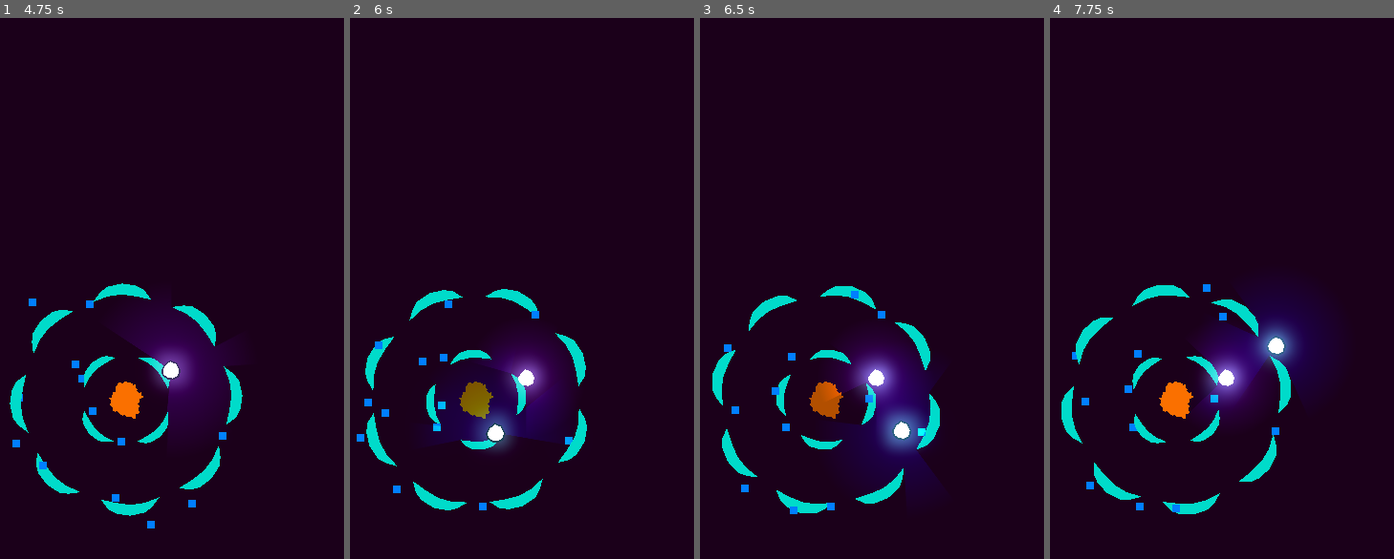
Above: before the commit, frames 1-4 (left to right).
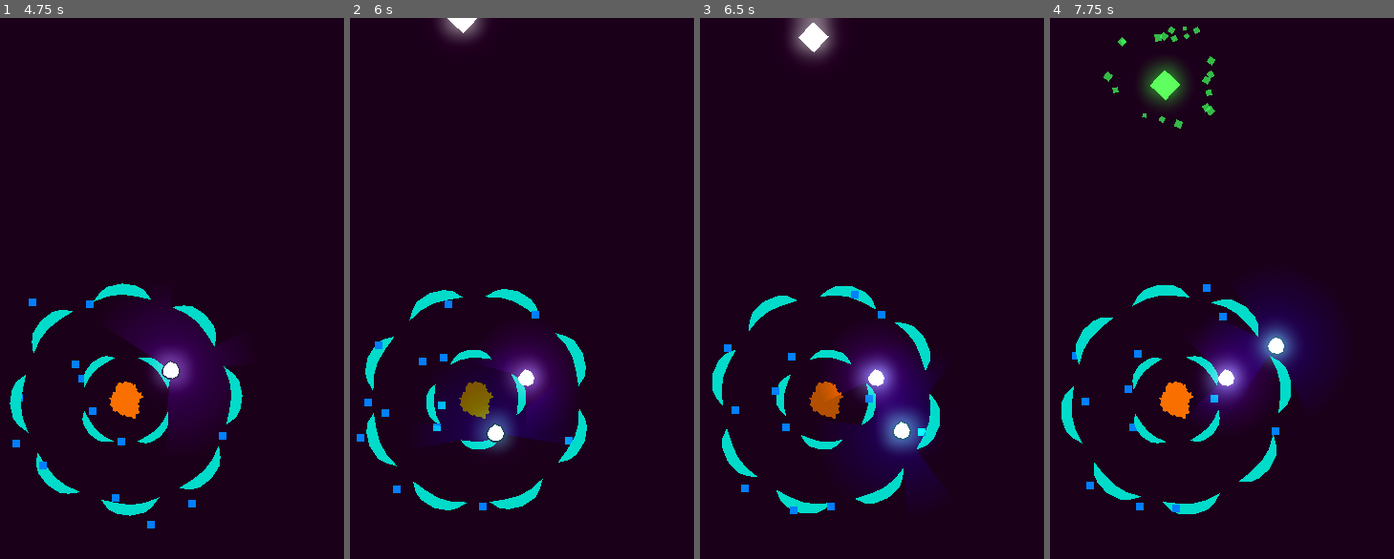
Above: after the commit, the same moments.

Repository: CatsAreCuteAndFast/Tower-Defense-Skilled
Game: Godot game, scene res://scenes/levels/main.tscn
Same seed, same stepped clock (60 frames per second), same inputs: the game is played once before the commit and once after it.
Inputs (mouse positions are in pixels of both pictures, inside the frame that each line leads up to):
- Up to frame 1 (4.75 s): hold D (right) 0.53-1.28 s; click (127, 402) at 0.6 s; move the mouse to (175, 402) at 1.27 s; hold S (down) 1.28-2.03 s; click (175, 402) at 1.35 s; move the mouse to (172, 234) at 2.02 s; hold D (right) 2.03-2.78 s; click (172, 234) at 2.1 s; move the mouse to (103, 553) at 2.77 s; hold W (up) 2.78-3.53 s; click (103, 553) at 2.85 s; move the mouse to (264, 515) at 3.52 s; hold A (left) from 3.53 s (still down); click (264, 515) at 3.6 s; move the mouse to (outside the picture) at 4.27 s; click (outside the picture) at 4.35 s
- Up to frame 2 (6 s): move the mouse to (497, 402) at 5.02 s; release A (left) at 5.03 s; hold S (down) 5.03-5.78 s; click (497, 402) at 5.1 s; move the mouse to (477, 439) at 5.77 s; hold D (right) from 5.78 s (still down); click (477, 439) at 5.85 s
- Up to frame 3 (6.5 s): keep holding D (right)
- Up to frame 4 (7.75 s): move the mouse to (1277, 358) at 6.52 s; release D (right) at 6.53 s; hold W (up) 6.53-7.28 s; click (1277, 358) at 6.6 s; move the mouse to (1084, 439) at 7.27 s; hold D (right) from 7.28 s (still down); click (1084, 439) at 7.35 s

Frame 1 is identical in both runs. In frame 2, 0.5% of the frame differs, in the area x 25-40%, y 0-5%; in frame 3, 0.9%; in frame 4, 1.3%, in the area x 15-49%, y 1-21%.

Commit message:
Added enemy

Diff:
--- /dev/null
+++ b/scenes/enemy.tscn
@@ -0,0 +1,86 @@
+[gd_scene load_steps=12 format=3 uid="uid://bb7c6xbgn80h6"]
+
+[ext_resource type="Script" path="res://scripts/enemy.gd" id="1_rtq3q"]
+
+[sub_resource type="Gradient" id="Gradient_gc70i"]
+offsets = PackedFloat32Array(0, 0.64, 1)
+colors = PackedColorArray(1, 1, 1, 1, 6.49765e-06, 0.891697, 0.121509, 0.654902, 0, 1, 0, 0)
+
+[sub_resource type="GradientTexture1D" id="GradientTexture1D_yk70x"]
+gradient = SubResource("Gradient_gc70i")
+
+[sub_resource type="Curve" id="Curve_ulhlp"]
+_data = [Vector2(0, 1), 0.0, 0.0, 0, 0, Vector2(1, 0.428571), 0.0, 0.0, 0, 0]
+point_count = 2
+
+[sub_resource type="CurveTexture" id="CurveTexture_cai2p"]
+curve = SubResource("Curve_ulhlp")
+
+[sub_resource type="ParticleProcessMaterial" id="ParticleProcessMaterial_khhj2"]
+particle_flag_disable_z = true
+angle_max = 180.0
+spread = 180.0
+initial_velocity_min = 200.0
+initial_velocity_max = 300.0
+gravity = Vector3(0, 0, 0)
+scale_min = 7.0
+scale_max = 14.0
+scale_curve = SubResource("CurveTexture_cai2p")
+color_ramp = SubResource("GradientTexture1D_yk70x")
+
+[sub_resource type="Gradient" id="Gradient_ktpxp"]
+offsets = PackedFloat32Array(0, 0.64, 1)
+colors = PackedColorArray(1, 1, 1, 1, 0.831373, 0, 0, 0.654902, 1, 0, 0, 0)
+
+[sub_resource type="GradientTexture1D" id="GradientTexture1D_6t81u"]
+gradient = SubResource("Gradient_ktpxp")
+
+[sub_resource type="Curve" id="Curve_j68jm"]
+_data = [Vector2(0, 1), 0.0, 0.0, 0, 0, Vector2(1, 0.428571), 0.0, 0.0, 0, 0]
+point_count = 2
+
+[sub_resource type="CurveTexture" id="CurveTexture_o7xcs"]
+curve = SubResource("Curve_j68jm")
+
+[sub_resource type="ParticleProcessMaterial" id="ParticleProcessMaterial_b3mfw"]
+particle_flag_disable_z = true
+angle_max = 180.0
+spread = 180.0
+initial_velocity_min = 200.0
+initial_velocity_max = 300.0
+gravity = Vector3(0, 0, 0)
+scale_min = 7.0
+scale_max = 14.0
+scale_curve = SubResource("CurveTexture_o7xcs")
+color_ramp = SubResource("GradientTexture1D_6t81u")
+
+[node name="Enemy" type="Node2D"]
+rotation = 0.523599
+script = ExtResource("1_rtq3q")
+
+[node name="Polygon2D" type="Polygon2D" parent="."]
+self_modulate = Color(10, 10, 10, 1)
+position = Vector2(0, 800)
+polygon = PackedVector2Array(0, -20, 20, 0, 0, 20, -20, 0)
+
+[node name="GreenExplosion" type="GPUParticles2D" parent="Polygon2D"]
+self_modulate = Color(5, 5, 5, 1)
+emitting = false
+amount = 20
+process_material = SubResource("ParticleProcessMaterial_khhj2")
+lifetime = 0.5
+one_shot = true
+explosiveness = 1.0
+fixed_fps = 0
+draw_order = 0
+
+[node name="RedExplosion" type="GPUParticles2D" parent="Polygon2D"]
+self_modulate = Color(5, 5, 5, 1)
+emitting = false
+amount = 20
+process_material = SubResource("ParticleProcessMaterial_b3mfw")
+lifetime = 0.5
+one_shot = true
+explosiveness = 1.0
+fixed_fps = 0
+draw_order = 0
--- a/scenes/levels/main.tscn
+++ b/scenes/levels/main.tscn
@@ -1,6 +1,7 @@
-[gd_scene load_steps=3 format=3 uid="uid://dh7ka2xivvp8x"]
+[gd_scene load_steps=4 format=3 uid="uid://dh7ka2xivvp8x"]
 
 [ext_resource type="PackedScene" uid="uid://wj8eqnb2ujvh" path="res://scenes/tower_decorations.tscn" id="1_yt3to"]
+[ext_resource type="PackedScene" uid="uid://bb7c6xbgn80h6" path="res://scenes/enemy.tscn" id="2_lmn1e"]
 
 [sub_resource type="Environment" id="Environment_5jsac"]
 background_mode = 3
@@ -19,10 +20,10 @@
 anchor_top = 0.5
 anchor_right = 0.5
 anchor_bottom = 0.5
-offset_left = -815.0
-offset_top = -1286.5
-offset_right = 815.0
-offset_bottom = 1286.5
+offset_left = -911.5
+offset_top = -747.0
+offset_right = 911.5
+offset_bottom = 747.0
 grow_horizontal = 2
 grow_vertical = 2
 mouse_filter = 2
@@ -36,10 +37,4 @@
 [node name="WorldEnvironment" type="WorldEnvironment" parent="."]
 environment = SubResource("Environment_5jsac")
 
-[node name="Node2D" type="Node2D" parent="."]
-
-[node name="Polygon2D" type="Polygon2D" parent="Node2D"]
-modulate = Color(0, 0.5, 0, 1)
-self_modulate = Color(10, 10, 10, 1)
-position = Vector2(0, -1300)
-polygon = PackedVector2Array(0, -20, 20, 0, 0, 20, -20, 0)
+[node name="Node2D" parent="." instance=ExtResource("2_lmn1e")]
--- /dev/null
+++ b/scenes/levels/test.tscn
@@ -0,0 +1,36 @@
+[gd_scene load_steps=2 format=3 uid="uid://b1j0p434yrug2"]
+
+[sub_resource type="Environment" id="Environment_ju1ol"]
+background_mode = 3
+glow_enabled = true
+glow_blend_mode = 1
+
+[node name="Test" type="Node2D"]
+
+[node name="Camera2D" type="Camera2D" parent="."]
+
+[node name="ColorRect" type="ColorRect" parent="Camera2D"]
+anchors_preset = 8
+anchor_left = 0.5
+anchor_top = 0.5
+anchor_right = 0.5
+anchor_bottom = 0.5
+offset_left = -1029.5
+offset_top = -1286.5
+offset_right = 1029.5
+offset_bottom = 1286.5
+grow_horizontal = 2
+grow_vertical = 2
+mouse_filter = 2
+color = Color(0.535156, 0.00016995, 0.522366, 1)
+metadata/_edit_use_anchors_ = true
+
+[node name="CanvasModulate" type="CanvasModulate" parent="."]
+color = Color(0.219501, 0.219501, 0.219501, 1)
+
+[node name="Polygon2D" type="Polygon2D" parent="."]
+self_modulate = Color(15, 1, 1, 1)
+polygon = PackedVector2Array(-148, -175, 127, -116, 139, 177, -291, 110)
+
+[node name="WorldEnvironment" type="WorldEnvironment" parent="."]
+environment = SubResource("Environment_ju1ol")
--- /dev/null
+++ b/scripts/enemy.gd
@@ -0,0 +1,69 @@
+extends Node2D
+
+@onready var sprite: Polygon2D = $Polygon2D
+@onready var green_explosion: GPUParticles2D = $Polygon2D/GreenExplosion
+@onready var red_explosion: GPUParticles2D = $Polygon2D/RedExplosion
+
+@export var transform_radius = 450.0
+@export var destroy_radius = 200.0
+@export var move_speed = 50.0
+@export var transform_time = 1.0
+
+var transformed = false
+var transform_tween : Tween
+var transform_color : String
+var transform_particle : GPUParticles2D
+var transform_modulate : Color
+
+var destroy_tween : Tween
+var destroyed = false
+
+var moving = true
+
+# Called when the node enters the scene tree for the first time.
+func _ready() -> void:
+	var rotation_value = randi_range(-30, 30)
+	rotation_value = rotation_value + 180 if randi() % 2 == 0 else rotation_value
+	rotation = deg_to_rad(rotation_value)
+
+# Called every frame. 'delta' is the elapsed time since the previous frame.
+func _process(delta: float) -> void:
+	if moving:
+		sprite.position.y -= move_speed * delta
+
+	if sprite.position.y < transform_radius:
+		random_transform()
+
+	if sprite.position.y < destroy_radius:
+		_on_destruction()
+
+func random_transform():
+	if transformed:
+		return
+
+	transformed = true
+
+	transform_color = "red" if randi() % 2 == 0 else "blue"
+	if transform_color == "red":
+		transform_particle = red_explosion
+		transform_modulate = Color(10, 0, 0, 1)
+	else:
+		transform_particle = green_explosion
+		transform_modulate = Color(0, 10, 0, 1)
+
+	transform_tween = create_tween()
+	transform_tween.tween_property(sprite, "self_modulate", transform_modulate, transform_time).set_ease(Tween.EASE_IN_OUT).set_trans(Tween.TRANS_SINE)
+	await get_tree().create_timer(transform_time / 2).timeout
+	transform_particle.emitting = true
+
+func _on_destruction():
+	if destroyed:
+		return
+
+	destroyed = true
+	moving = false
+
+	destroy_tween = create_tween()
+	destroy_tween.tween_property(sprite, "self_modulate", Color(0, 0, 0, 0), 1.0).set_ease(Tween.EASE_IN_OUT).set_trans(Tween.TRANS_SINE)
+	await destroy_tween.finished
+	queue_free()
